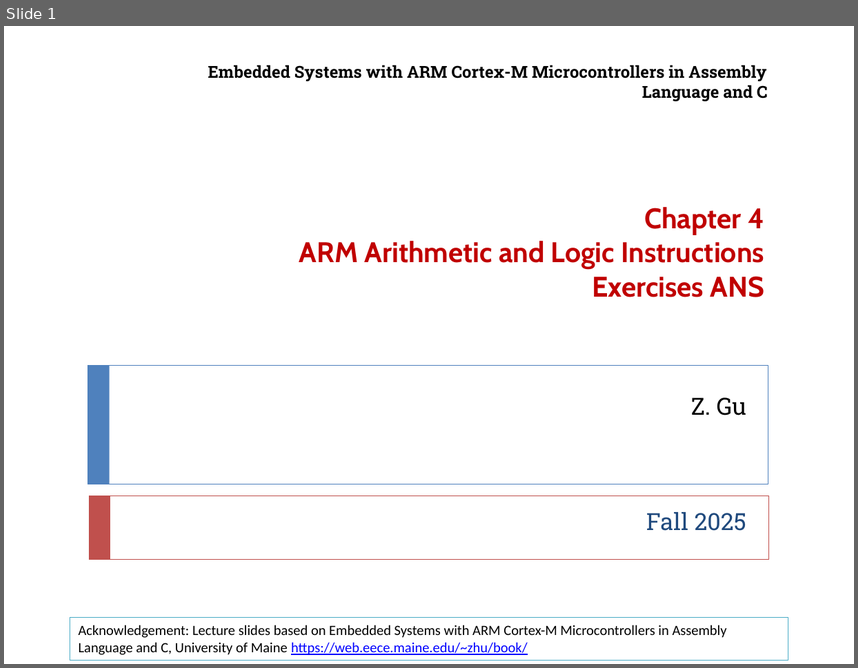
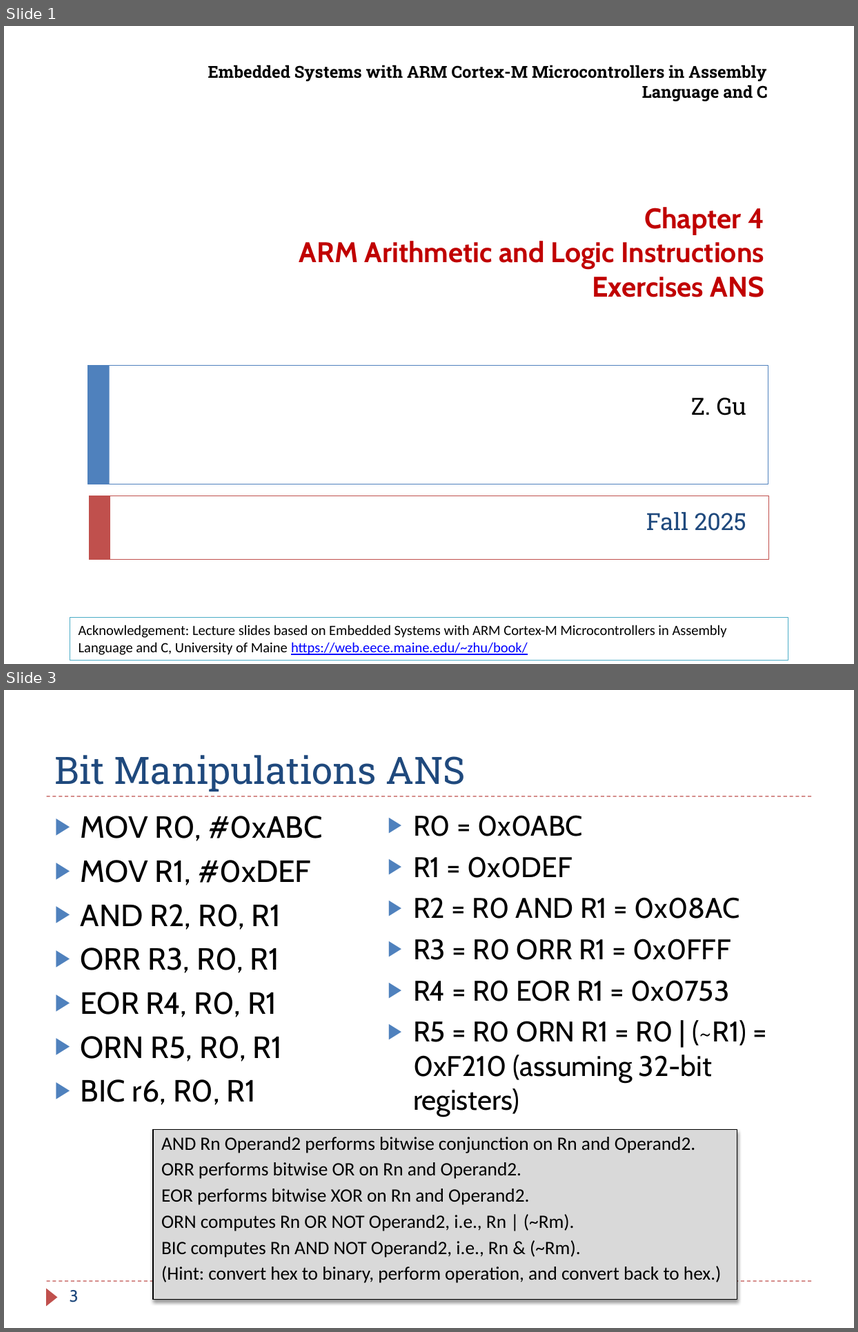
Before and after one commit to guhofstra/CSC111Fa25, a slide deck: PPTs/Ch4_ARM_Arithmetic_Logic_Exercises_ANS.pptx. Shown one above the other, each under a label of ours: slide 1 before the commit, slides 1 and 3 after it; the slides between them are not shown. The pictures are 858x668 and 858x1332 pixels, drawn with LibreOffice and Linux fonts; fonts in the diff are those of the drawing. Boxes give left, top, right and bottom in pixels: in the first picture for what was removed or moved away, otherwise in the second. Text is boxed around its words. In the diff, an @@ line names an element or a change of style, - is before the commit and + after.

```diff
--- a/PPTs/Ch4_ARM_Arithmetic_Logic_Exercises_ANS.pptx
+++ b/PPTs/Ch4_ARM_Arithmetic_Logic_Exercises_ANS.pptx
@@ slide 3 added at (x1=4, y1=690, x2=854, y2=1328), background #FFFFFF @@
@@ title added at (x1=55, y1=755, x2=466, y2=791), 32 pt, text #1F497D @@
+Bit Manipulations ANS
@@ line added from (47, 796) to (811, 796), #C0504D 0.75 pt dashed @@
@@ text added at (x1=81, y1=816, x2=323, y2=1105), 26 pt, text #000000 @@
+▶ MOV R0, #0xABC
+▶ MOV R1, #0xDEF
+▶ AND R2, R0, R1
+▶ ORR R3, R0, R1
+▶ EOR R4, R0, R1
+▶ ORN R5, R0, R1
+▶ BIC r6, R0, R1
@@ text added at (x1=413, y1=815, x2=746, y2=1153), 24.1 pt, text #000000 @@
+▶ R0 = 0x0ABC
+▶ R1 = 0x0DEF
+▶ R2 = R0 AND R1 = 0x08AC
+▶ R3 = R0 ORR R1 = 0x0FFF
+▶ R4 = R0 EOR R1 = 0x0753
+▶ R5 = R0 ORN R1 = R0 | (~R1) = 0xF210 (assuming 32-bit registers)
+▶ r6 = r0 BIC R1 = r0 & (~R1) = 0x0533
@@ rectangle added at (x1=153, y1=1130, x2=737, y2=1299), fill #D9D9D9, outline #000000 0.75 pt, 16 pt, text #000000 @@
+AND Rn Operand2 performs bitwise conjunction on Rn and Operand2.
+ORR performs bitwise OR on Rn and Operand2.
+EOR performs bitwise XOR on Rn and Operand2.
+ORN computes Rn OR NOT Operand2, i.e., Rn | (~Rm).
+BIC computes Rn AND NOT Operand2, i.e., Rn & (~Rm).
+(Hint: convert hex to binary, perform operation, and convert back to hex.)
@@ line added from (47, 1281) to (811, 1281), #C0504D 0.75 pt dashed @@
@@ triangle added at (x1=47, y1=1288, x2=58, y2=1305), fill #C0504D @@
@@ page number added at (x1=70, y1=1290, x2=79, y2=1302), 14 pt, text #1F497D @@
+3
```
Also in this commit, not shown: 8 other slides added, 11 other files.
